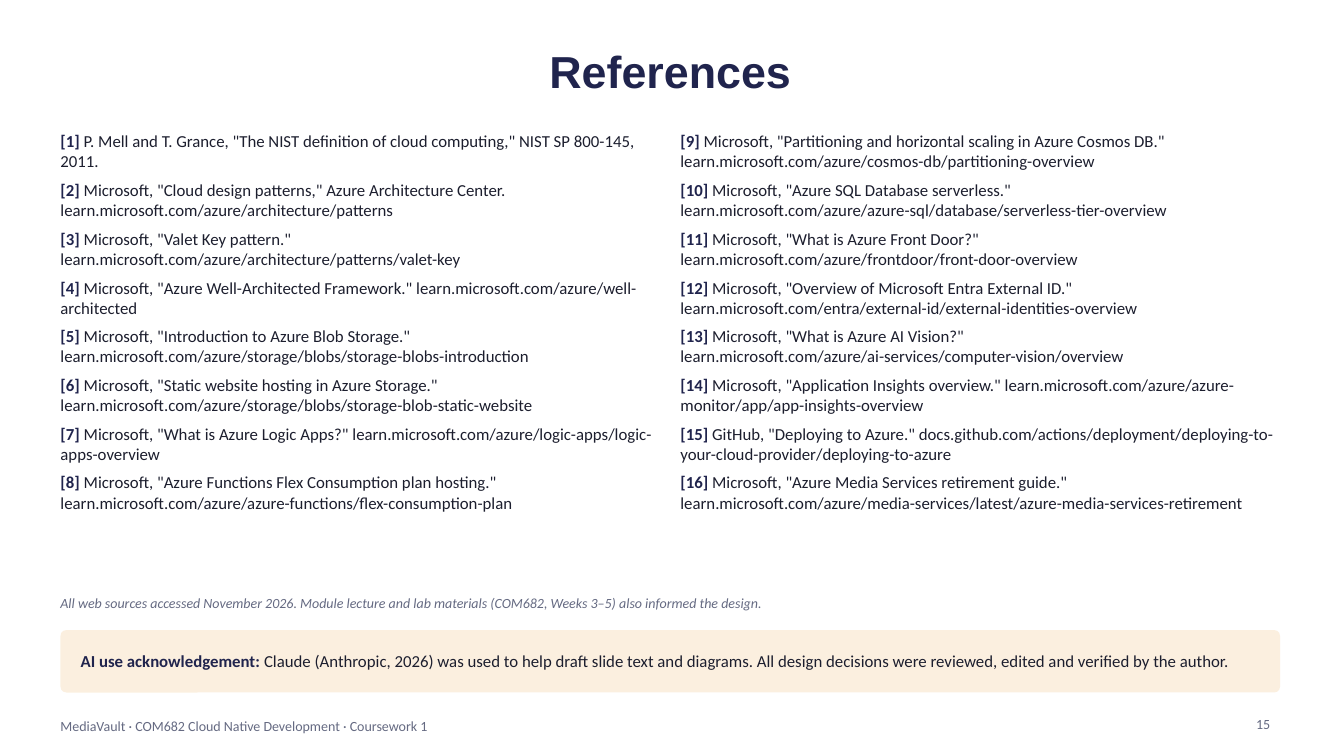
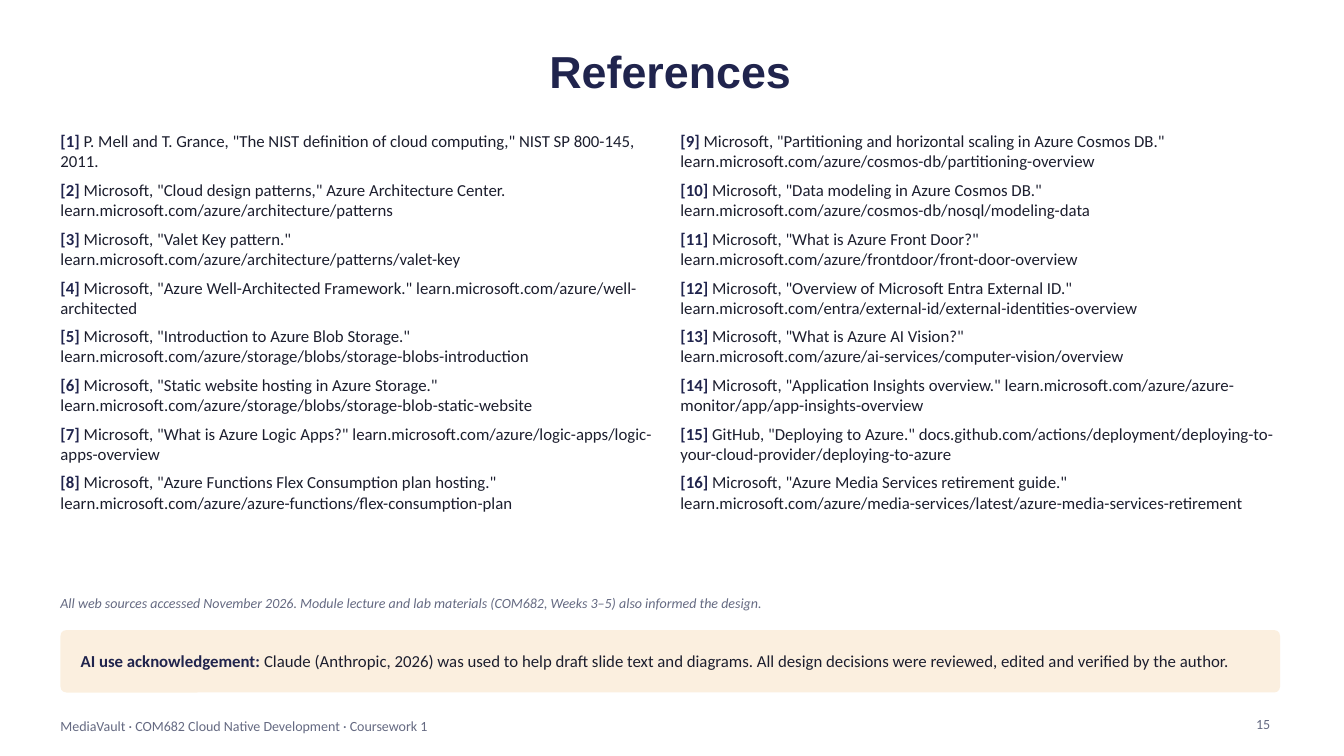
Before and after one commit to shahedlxix/Claude, a slide deck: slide 15 of coursework1/MediaVault_COM682_CW1.pptx. Drawn at 1344x756 pixels with LibreOffice and Linux fonts; fonts in the diff are those of the drawing. Boxes give left, top, right and bottom in pixels: in the first picture for what was removed or moved away, otherwise in the second. Text is boxed around its words. In the diff, an @@ line names an element or a change of style, - is before the commit and + after.

```diff
--- a/coursework1/MediaVault_COM682_CW1.pptx
+++ b/coursework1/MediaVault_COM682_CW1.pptx
@@ text at <box>680,183,1090,219</box>: text changed @@
-[10] Microsoft, "Azure SQL Database serverless." learn.microsoft.com/azure/azure-sql/database/serverless-tier-overview
+[10] Microsoft, "Data modeling in Azure Cosmos DB." learn.microsoft.com/azure/cosmos-db/nosql/modeling-data
```
Also in this commit, not shown: 10 other slides changed, 1 slide added, 1 slide removed, 1 other file.
